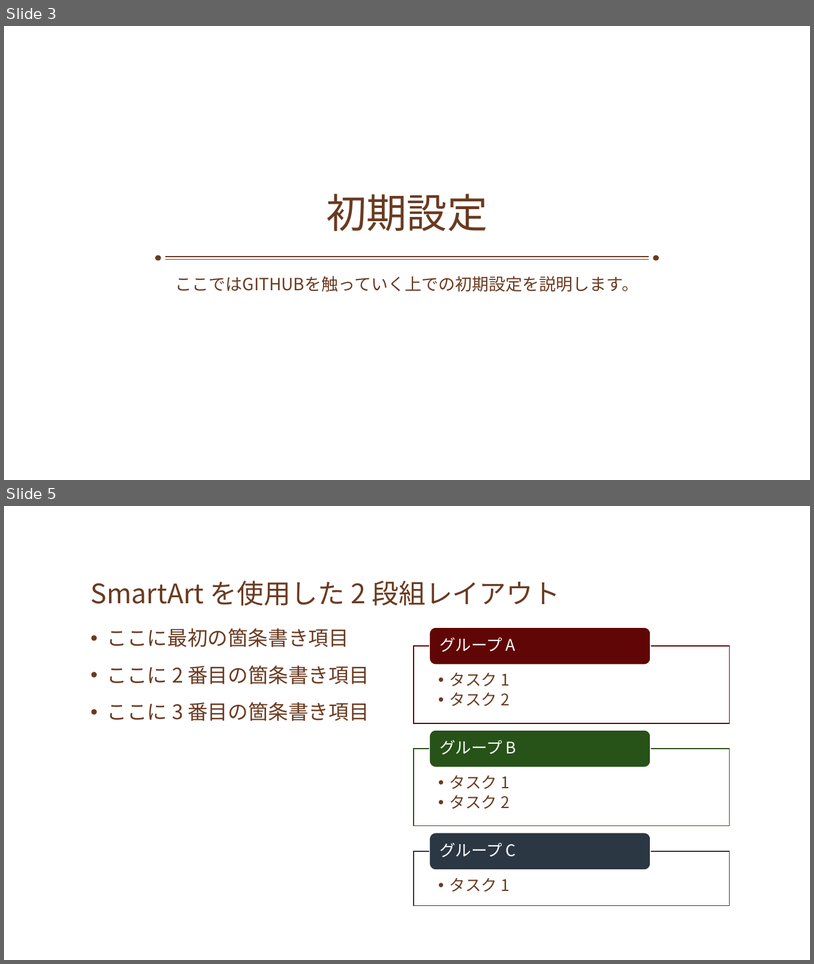
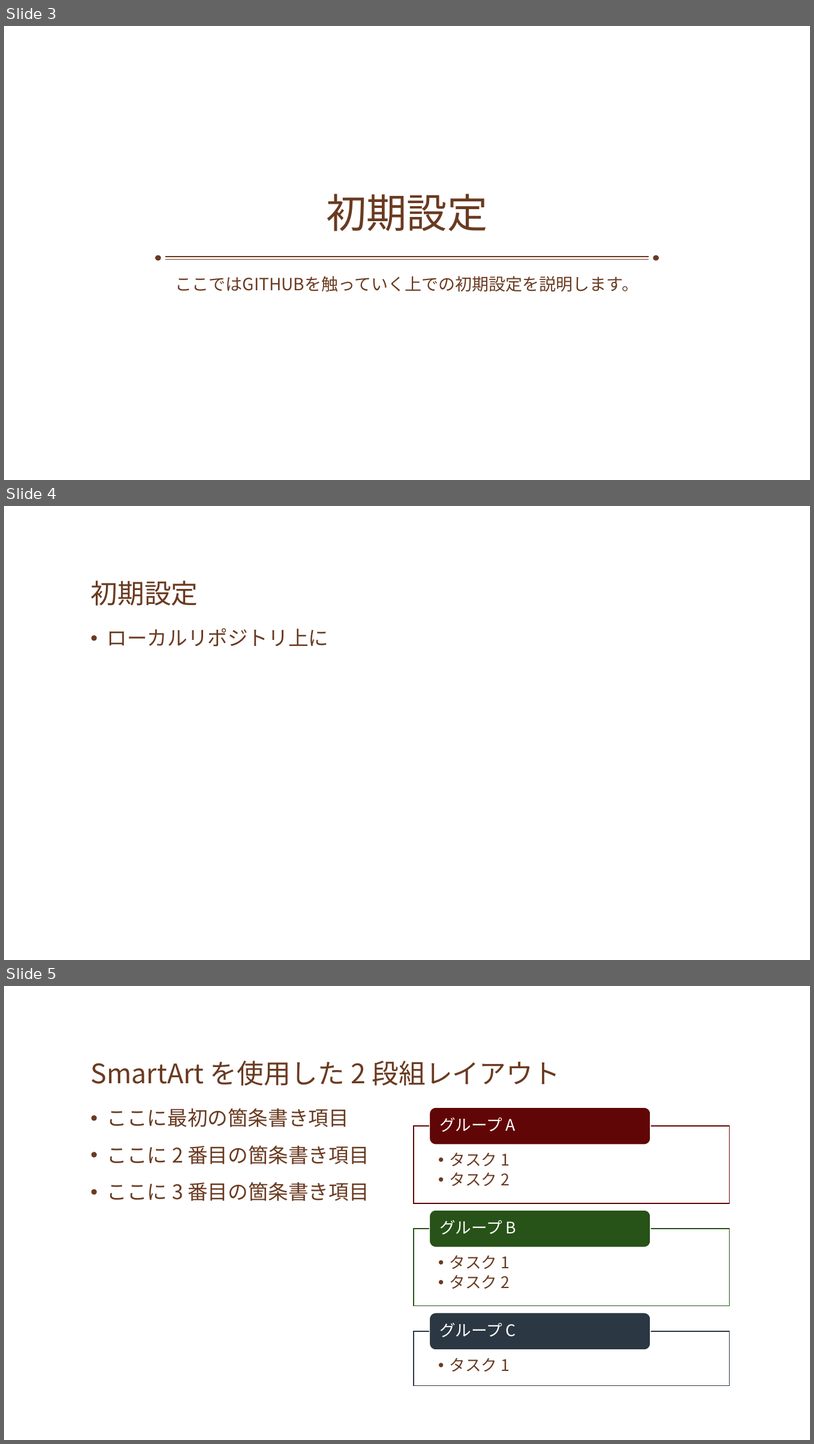
Before and after one commit to wakaba-c/SchoolFestival, a slide deck: GitHubのルールブック.pptx. Shown one above the other, each under a label of ours: slides 3 and 5 before the commit, slides 3, 4 and 5 after it; the slides between them are not shown. The pictures are 814x964 and 814x1444 pixels, drawn with LibreOffice and Linux fonts; fonts in the diff are those of the drawing; background and template pictures are left out. Boxes give left, top, right and bottom in pixels: in the first picture for what was removed or moved away, otherwise in the second. Text is boxed around its words. In the diff, an @@ line names an element or a change of style, - is before the commit and + after.

Commit message:
ルールブックに初期設定を追加

```diff
--- a/GitHubのルールブック.pptx
+++ b/GitHubのルールブック.pptx
@@ slide 4 added at bbox=[4, 506, 810, 960], background picture (left out) @@
@@ title added at bbox=[90, 580, 198, 606], 32 pt, text #6A3A20 @@
+初期設定
@@ text added at bbox=[107, 628, 329, 646], 24 pt, text #6A3A20 @@
+• ローカルリポジトリ上に
```
Also in this commit, not shown: 1 slide removed.
